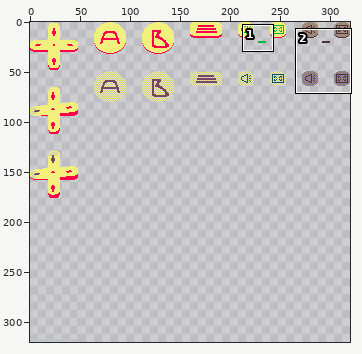
Pixel-art file, stored at html_templates/gui.aseprite. The first picture is a wide view before the edit; the outline marks the close-up.
Close-up. Before the commit:
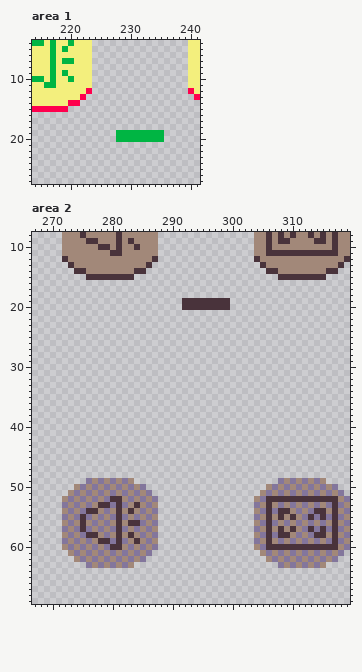
320x320 pixels, 1 frame. Shown: area 1: x 214..241, y 4..27; area 2: x 267..319, y 8..69. The commit also changed other parts of the picture, which this record leaves out.
The result:
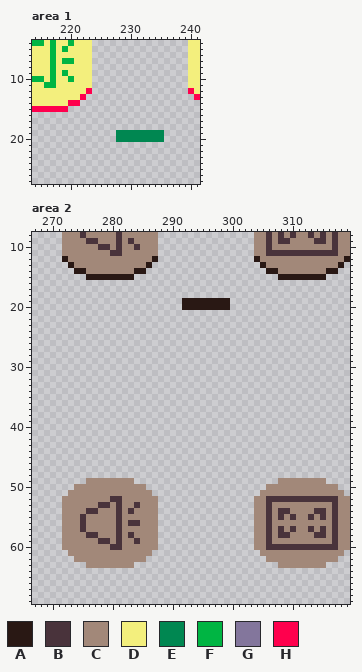
Palette (. is transparent): A #291814  B #49333b  C #a28879  D #f3ef7d  E #008751  F #00b543  G #83769c  H #ff004d
Author's note on the commit: GUI rework: a device edge
What changed:
--- area 1, layer "GUI"
@@ x 226..237 @@
 18 ............
-19 ..FFFFFFFF..
-20 ..FFFFFFFF..
+19 ..EEEEEEEE..
+20 ..EEEEEEEE..
 21 ............
--- area 2, layer "GUI"
@@ x 267..319 @@
 11 .....CCCCCCCCBBCCCCCC................CCBBBBBBBBBBBBCC
-12 .....BCCCCCCCCCCCCCCB................BCCCCCCCCCCCCCCB
-13 ......BCCCCCCCCCCCCB..................BCCCCCCCCCCCCB.
-14 .......BBCCCCCCCCBB....................BBCCCCCCCCBB..
-15 .........BBBBBBBB........................BBBBBBBB....
+12 .....ACCCCCCCCCCCCCCA................ACCCCCCCCCCCCCCA
+13 ......ACCCCCCCCCCCCA..................ACCCCCCCCCCCCA.
+14 .......AACCCCCCCCAA....................AACCCCCCCCAA..
+15 .........AAAAAAAA........................AAAAAAAA....
 16 .....................................................
@@ x 290..301 @@
 18 ............
-19 ..BBBBBBBB..
-20 ..BBBBBBBB..
+19 ..AAAAAAAA..
+20 ..AAAAAAAA..
 21 ............
@@ x 267..319 @@
 48 .....................................................
-49 .........GCGCGCGC........................GCGCGCGC....
-50 .......CGCGCGCGCGCG....................CGCGCGCGCGCG..
-51 ......CGCGCGCGCGCGCG..................CGCGCGCGCGCGCG.
-52 .....CGCGCGCGBBCGCGCG................CGBBBBBBBBBBBBCG
-53 .....GCGCGCBBGBGCBCGC................GCBCGCGCGCGCGBGC
-54 .....CGCGBBCGCBCBCGCG................CGBGBBCGCGBBCBCG
-55 .....GCGBGCGCGBGCGCGC................GCBCBCBCGBGBGBGC
-56 .....CGCBCGCGCBCBBGCG................CGBGCGCGCGCGCBCG
-57 .....GCGBGCGCGBGCGCGC................GCBCBCBCGBGBGBGC
-58 .....CGCGBBCGCBCBCGCG................CGBGBBCGCGBBCBCG
-59 .....GCGCGCBBGBGCBCGC................GCBCGCGCGCGCGBGC
-60 .....CGCGCGCGBBCGCGCG................CGBBBBBBBBBBBBCG
-61 ......CGCGCGCGCGCGCG..................CGCGCGCGCGCGCG.
-62 .......CGCGCGCGCGCG....................CGCGCGCGCGCG..
-63 .........GCGCGCGC........................GCGCGCGC....
+49 .........CCCCCCCC........................CCCCCCCC....
+50 .......CCCCCCCCCCCC....................CCCCCCCCCCCC..
+51 ......CCCCCCCCCCCCCC..................CCCCCCCCCCCCCC.
+52 .....CCCCCCCCBBCCCCCC................CCBBBBBBBBBBBBCC
+53 .....CCCCCCBBCBCCBCCC................CCBCCCCCCCCCCBCC
+54 .....CCCCBBCCCBCBCCCC................CCBCBBCCCCBBCBCC
+55 .....CCCBCCCCCBCCCCCC................CCBCBCBCCBCBCBCC
+56 .....CCCBCCCCCBCBBCCC................CCBCCCCCCCCCCBCC
+57 .....CCCBCCCCCBCCCCCC................CCBCBCBCCBCBCBCC
+58 .....CCCCBBCCCBCBCCCC................CCBCBBCCCCBBCBCC
+59 .....CCCCCCBBCBCCBCCC................CCBCCCCCCCCCCBCC
+60 .....CCCCCCCCBBCCCCCC................CCBBBBBBBBBBBBCC
+61 ......CCCCCCCCCCCCCC..................CCCCCCCCCCCCCC.
+62 .......CCCCCCCCCCCC....................CCCCCCCCCCCC..
+63 .........CCCCCCCC........................CCCCCCCC....
 64 .....................................................
